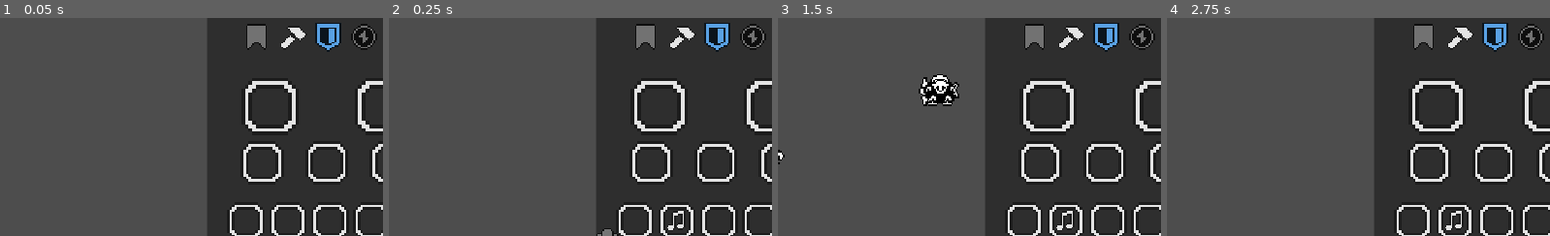
Above: before the commit, frames 1-4 (left to right).
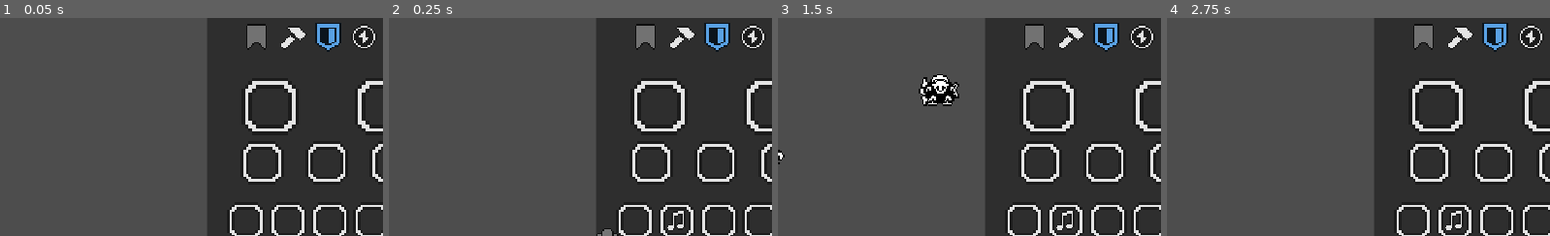
Above: after the commit, the same moments.

Repository: ReyCristian/bullet-kingdom-alchemist
Game: Godot game, scene res://escenas/node_2d.tscn
Same seed, same stepped clock (60 frames per second), same inputs: the game is played once before the commit and once after it. The engine's default icon, where the game draws it, is replaced by a stand-in: a white triangle on a blue panel in a dark square.
Inputs (mouse positions are % of the whole screen's width and height, from its top left):
- Up to frame 1 (0.05 s): no input
- Up to frame 2 (0.25 s): no input
- Up to frame 3 (1.5 s): drag from (76, 25) to (62, 49) at 0.52 s; drag from (91, 25) to (57, 20) at 1.27 s
- Up to frame 4 (2.75 s): move the mouse to (75, 38) at 2.02 s; hold Right (ui_right) from 2.03 s (still down); click (75, 38) at 2.1 s
The pictures show only the part of the screen within x 41-91%, y 5-55%; the shares and areas given below are measured in that part.

The runs differ from the first frame. In frame 1, 0.2% of the frame differs, in the area x 92-98%, y 3-14%; in frame 2, 0.2%; in frame 3, 0.2%; in frame 4, 0.2%.

Commit message:
basurero

Diff:
--- a/componentes/movimiento.gd
+++ b/componentes/movimiento.gd
@@ -4,7 +4,7 @@
 @export var destino: Objetivo
 @export var teclas: Array[String] = ["ui_left", "ui_right", "ui_up", "ui_down"]
 
-func mover(personaje: CharacterBody2D, delta: float) -> void:
+func mover(personaje: CharacterBody2D, _delta: float) -> void:
 	var input_vector = Input.get_vector(teclas[0], teclas[1], teclas[2], teclas[3])
 
 	if input_vector == Vector2.ZERO and destino:
--- a/componentes/movimiento_automatico.gd
+++ b/componentes/movimiento_automatico.gd
@@ -8,7 +8,7 @@
 func _init() -> void:
 	rng.randomize()
 
-func mover(personaje: CharacterBody2D, delta: float) -> void:
+func mover(personaje: CharacterBody2D, _delta: float) -> void:
 	personaje.velocity = direction * SPEED
 	personaje.move_and_slide()
 
--- a/contenedores/basurero.gd
+++ b/contenedores/basurero.gd
@@ -1,25 +1,87 @@
 extends Contenedor
 class_name Basurero
 
-@export var icono_tacho: Texture2D
+@export var tacho: TextureRect
+
+var _tween_vaciado: Tween = null
+
 
 func _ready():
 	set_tamaño(1)
+	#espacio_slot = (tamaño_item + espacio_slot)
 
-func agregar(item: Item, columna: int) -> Item:
-	print("Item destruido:", item.nombre)
+func agregar(item: Item, _columna: int = 0) -> Item:
+	_agregar_async(item)
 	return null
 
-func quitar(columna: int) -> Item:
-	return null
+func _agregar_async(item: Item) -> void:
+	if item != null:
+		await vaciar(0.1)
+		_items[0] = item
+		_actualizar_slot(0)
+		vaciar(3)
 
-func _crear_slot(index: int) -> Control:
-	var slot = TextureRect.new()
-	slot.expand_mode = TextureRect.EXPAND_IGNORE_SIZE
-	slot.stretch_mode = TextureRect.STRETCH_KEEP_ASPECT_CENTERED
-	slot.texture = icono_tacho
-	slot.name = "Basurero"
-	return slot
+func puede_agregar(item:Item,index:int):
+	return true
+
+func quitar(_columna: int) -> Item:
+	cancelar_vaciado()
+	var restaurado = _items[0]
+	_items[0] = null
+	return restaurado
+
+func _crear_slot(_index: int) -> Control:
+	var icono_tacho = ItemIcon.new()
+	icono_tacho.icono = tacho.texture
+	tacho = ItemRect.new(icono_tacho)
+	tacho.name = "Slot_%d" % _index
+	tacho.contenedor = self;
+	tacho.indice = _index;
+	tacho.inmobil = true;
+	tacho.custom_minimum_size = tamaño_item + espacio_slot;
+	return tacho;
+
+func _crear_slots():
+	for child in grid.get_children():
+		child.queue_free()
+	for i in range(_items.size()):
+		_colocar_slot(_crear_slot(i),i)
 
 func _actualizar_slot(index: int) -> void:
+	super._actualizar_slot(index)
 	pass  # No se actualiza visualmente
+
+var ejecucion_vaciado=0
+
+func vaciar(duracion: float = 0.3) -> Signal:
+	ejecucion_vaciado+=1;
+	if _tween_vaciado:
+		_tween_vaciado.kill()
+
+	_tween_vaciado = create_tween()
+
+	var a_borrar := []
+
+	for child in tacho.get_children():
+		if child is Control and not child.is_queued_for_deletion():
+			child.modulate.a = 1.0
+			_tween_vaciado.parallel().tween_property(child, "modulate:a", 0.0, duracion)\
+				.set_ease(Tween.EASE_IN)
+			a_borrar.append(child)
+
+	_tween_vaciado.tween_callback(func():
+		for child in a_borrar:
+			if is_instance_valid(child):
+				child.queue_free()
+)
+	return _tween_vaciado.finished
+
+func cancelar_vaciado() -> void:
+	if _tween_vaciado:
+		_tween_vaciado.kill()
+		_tween_vaciado = null
+	for child in tacho.get_children():
+		if child is Control:
+			child.scale = Vector2.ONE
+			child.rotation = 0
+			child.modulate.a = 1.0
--- a/contenedores/inventario.gd
+++ b/contenedores/inventario.gd
@@ -3,6 +3,8 @@
 class_name Inventario
 
 @export var filas: int = 5 : set = set_filas
+
+@export var contenedor_click_secundario: Contenedor
 
 func _ready():
 	set_tamaño()
@@ -44,3 +46,16 @@
 	if index == -1:
 		return _items.any(func(x): return x == null)
 	return super.puede_agregar(item, index)
+
+func _crear_item(index: int) -> ItemRect:
+	var item = super._crear_item(index);
+	if item is ItemRect:
+		item.clickeado_secundario.connect(enviar_item)
+	return item;
+
+func enviar_item(item: ItemRect):
+	if contenedor_click_secundario.visible:
+		var index = item.indice;
+		var retorno = contenedor_click_secundario.agregar(item.pop(),-1)
+		agregar(retorno,index)
+	pass
--- a/contenedores/items_sueltos.gd
+++ b/contenedores/items_sueltos.gd
@@ -8,10 +8,10 @@
 		grid = Control.new()
 		add_child(grid)
 
-func agregar(item: Item, index: int = 0) -> Item:
+func agregar(item: Item, _index: int = 0) -> Item:
 	return item
 
-func puede_agregar(item: Item, index: int) -> bool:
+func puede_agregar(_item: Item, _index: int) -> bool:
 	return false;
 
 func soltar(item:Item, pos:Vector2) -> ItemRect:
--- a/controladores/spawn_enemigo.gd
+++ b/controladores/spawn_enemigo.gd
@@ -13,7 +13,7 @@
 
 
 # Called every frame. 'delta' is the elapsed time since the previous frame.
-func _process(delta: float) -> void:
+func _process(_delta: float) -> void:
 	spawn()
 
 
--- a/personajes/enemigo.gd
+++ b/personajes/enemigo.gd
@@ -8,7 +8,7 @@
 func _ready() -> void:
 	personaje = get_tree().get_nodes_in_group("personaje")[0]
 
-func _physics_process(delta):
+func _physics_process(_delta):
 	if personaje:
 		var direction = (personaje.global_position - global_position).normalized()
 		velocity = direction * SPEED
--- a/ui/deidad.gd
+++ b/ui/deidad.gd
@@ -22,7 +22,7 @@
 		equipamento = child
 	deshabilitar_vacios();
 
-func sale_panel(child: Node):
+func sale_panel(_child: Node):
 	deshabilitar_vacios();
 
 func entra_navegador(child: Node):
--- a/ui/deidad.tscn
+++ b/ui/deidad.tscn
@@ -1,28 +1,33 @@
-[gd_scene load_steps=11 format=3 uid="uid://ciu0tmh8n58fi"]
+[gd_scene load_steps=13 format=3 uid="uid://ciu0tmh8n58fi"]
 
 [ext_resource type="Script" path="res://ui/deidad.gd" id="1_sbred"]
 [ext_resource type="Script" path="res://contenedores/inventario.gd" id="1_xwlpk"]
 [ext_resource type="PackedScene" uid="uid://d3honu6wxxor8" path="res://contenedores/equipamento.tscn" id="2_yw3w6"]
 [ext_resource type="Script" path="res://ui/itemTexture/icono_textura.gd" id="3_7ak6x"]
+[ext_resource type="Script" path="res://contenedores/basurero.gd" id="4_wcrtj"]
 [ext_resource type="Texture2D" uid="uid://50adndggwk5h" path="res://Sprites/1bit 16px icons part-2 outlines.png" id="5_ysu8p"]
 
-[sub_resource type="AtlasTexture" id="AtlasTexture_8hkjj"]
+[sub_resource type="AtlasTexture" id="AtlasTexture_pamod"]
+atlas = ExtResource("5_ysu8p")
+region = Rect2(391, 55, 18, 18)
+
+[sub_resource type="AtlasTexture" id="AtlasTexture_pg058"]
 atlas = ExtResource("5_ysu8p")
 region = Rect2(103, 7, 18, 18)
 
-[sub_resource type="AtlasTexture" id="AtlasTexture_gn7yg"]
+[sub_resource type="AtlasTexture" id="AtlasTexture_jyfbq"]
 atlas = ExtResource("5_ysu8p")
 region = Rect2(7, 319, 18, 18)
 
-[sub_resource type="AtlasTexture" id="AtlasTexture_remyt"]
+[sub_resource type="AtlasTexture" id="AtlasTexture_21k6v"]
 atlas = ExtResource("5_ysu8p")
 region = Rect2(103, 55, 18, 18)
 
-[sub_resource type="AtlasTexture" id="AtlasTexture_swb38"]
+[sub_resource type="AtlasTexture" id="AtlasTexture_diw32"]
 atlas = ExtResource("5_ysu8p")
 region = Rect2(199, 7, 18, 18)
 
-[sub_resource type="AtlasTexture" id="AtlasTexture_bgnmk"]
+[sub_resource type="AtlasTexture" id="AtlasTexture_lqkbl"]
 atlas = ExtResource("5_ysu8p")
 region = Rect2(127, 31, 18, 18)
 
@@ -36,19 +41,48 @@
 offset_bottom = 270.0
 
 [node name="Equipamento" parent="Panel" groups=["Equipo"] instance=ExtResource("2_yw3w6")]
+visible = false
 offset_left = -1.0
 offset_right = 151.0
 
-[node name="Inventario" type="Container" parent="Panel" node_paths=PackedStringArray("grid") groups=["Equipo", "Forja"]]
+[node name="Inventario" type="Container" parent="Panel" node_paths=PackedStringArray("contenedor_click_secundario", "grid") groups=["Equipo", "Forja", "Hechizos"]]
 layout_mode = 0
 offset_left = 11.0
 offset_top = 126.0
 offset_right = 142.0
 offset_bottom = 257.0
 script = ExtResource("1_xwlpk")
+contenedor_click_secundario = NodePath("../Basurero")
 columnas = 5
 espacio_slot = Vector2(10, 10)
 grid = NodePath("@GridContainer@17240")
+
+[node name="Basurero" type="Container" parent="Panel" node_paths=PackedStringArray("tacho", "grid") groups=["Hechizos"]]
+layout_mode = 0
+offset_left = 49.0
+offset_top = 55.0
+offset_right = 102.0
+offset_bottom = 105.0
+script = ExtResource("4_wcrtj")
+tacho = NodePath("Grid/Icono")
+"tamaño_item" = Vector2(40, 40)
+espacio_slot = Vector2(10, 10)
+grid = NodePath("Grid")
+
+[node name="Grid" type="Control" parent="Panel/Basurero"]
+layout_mode = 2
+
+[node name="Icono" type="TextureRect" parent="Panel/Basurero/Grid"]
+layout_mode = 0
+offset_right = 50.0
+offset_bottom = 50.0
+texture = SubResource("AtlasTexture_pamod")
+script = ExtResource("3_7ak6x")
+imagen = ExtResource("5_ysu8p")
+"tamaño_region" = Vector2(18, 18)
+margen = Vector2(7, 7)
+relleno = Vector2(6, 6)
+celda = Vector2(16, 2)
 
 [node name="Navegador" type="HBoxContainer" parent="."]
 offset_left = 342.0
--- a/ui/itemTexture/item_rect.gd
+++ b/ui/itemTexture/item_rect.gd
@@ -7,6 +7,9 @@
 @export var indice: int = -1
 
 @export var inmobil: bool = false
+
+signal clickeado(item_rect: ItemRect)
+signal clickeado_secundario(item_rect: ItemRect)
 
 func _init(icono: ItemIcon = null) -> void:
 	if icono:
@@ -32,9 +35,11 @@
 func _gui_input(event: InputEvent) -> void:
 	if inmobil:
 		return
-	if event is InputEventMouseButton and event.button_index == MOUSE_BUTTON_LEFT and event.pressed:
-		# el drag se inicia solo, no necesitas hacer nada acá
-		pass
+	if event is InputEventMouseButton and event.pressed:
+		if event.button_index == MOUSE_BUTTON_LEFT:
+			clickeado.emit(self)
+		elif event.button_index == MOUSE_BUTTON_RIGHT:
+			clickeado_secundario.emit(self)
 
 func _get_drag_data(_position: Vector2):
 	if inmobil:
Not shown: 5 places in ui/deidad.tscn that only renumber resources
